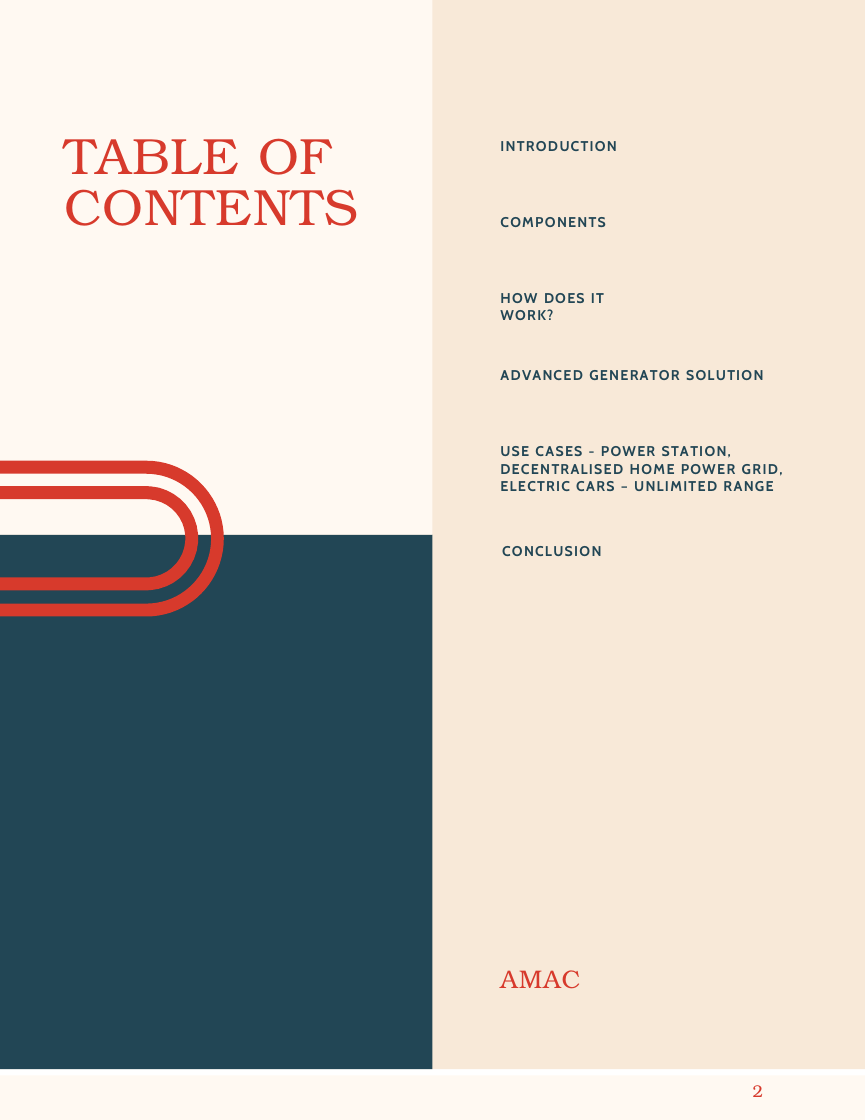
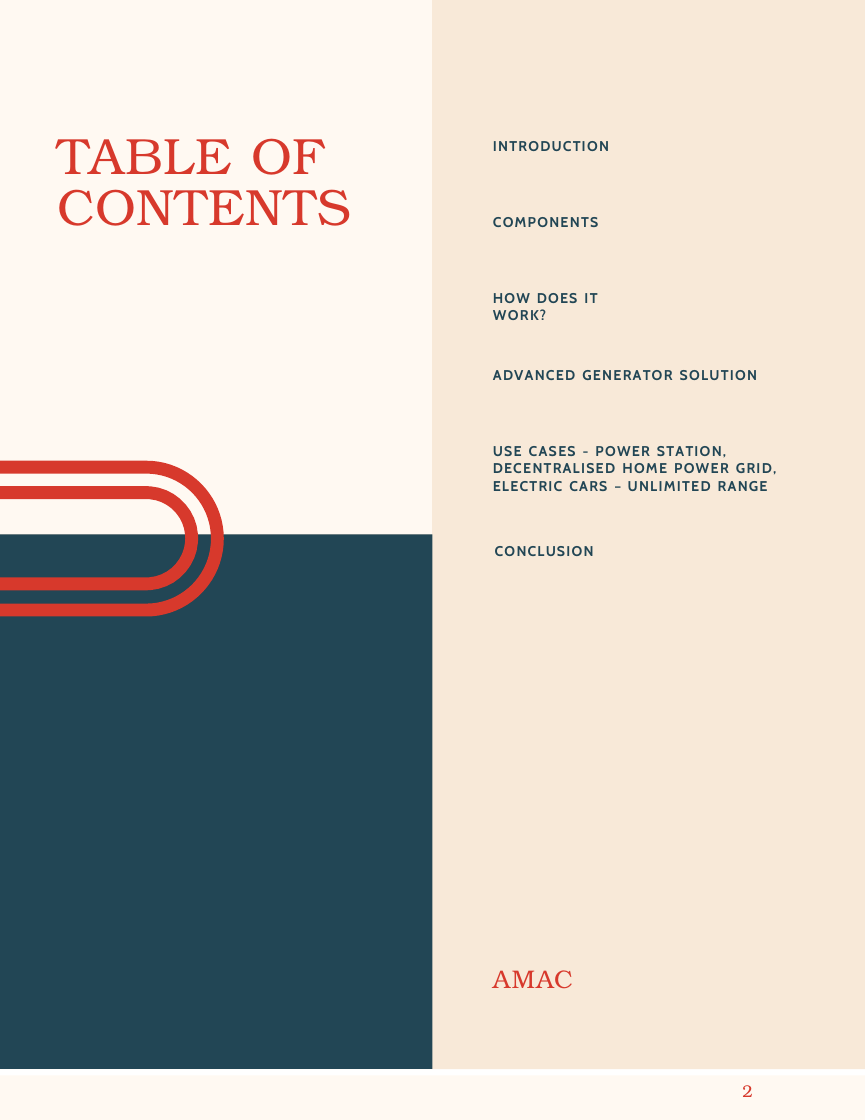
Before and after one commit to AMACMachine/Free-Energy, a slide deck: slide 2 of AMAC White Paper September 2nd 2023.pptx. Drawn at 865x1120 pixels with LibreOffice and Linux fonts; fonts in the diff are those of the drawing. Boxes give left, top, right and bottom in pixels: in the first picture for what was removed or moved away, otherwise in the second. Text is boxed around its words. In the diff, an @@ line names an element or a change of style, - is before the commit and + after.

```diff
--- a/AMAC White Paper September 2nd 2023.pptx
+++ b/AMAC White Paper September 2nd 2023.pptx
@@ freeform shape at (x1=0, y1=0, x2=432, y2=534): outline redrawn @@
@@ text "TABLE OF CONTENTS" at (x1=57, y1=138, x2=350, y2=226): text colour #D73A2C to #D7392C; letter spacing 0.8 to 0.9 pt, letter spacing 0.3 to 0.6 pt, letter spacing 1.1 to 1 pt in "TABLE CONTENTS"; letter spacing -0.3 to 0 pt in "TABLE"; letter spacing 0.8 to 0.6 pt, letter spacing -0.2 to 0 pt in "OF CONTENTS"; letter spacing 0.3 to 0.9 pt in "CONTENTS" @@
@@ text "INTRODUCTION" at (x1=493, y1=141, x2=609, y2=151): letter spacing 1 to 0.9 pt, letter spacing 0.8 to 0.9 pt, letter spacing 0.9 to 0.8 pt, letter spacing 0.9 to 1 pt in "INTRODUCTION" @@
@@ text "COMPONENTS" at (x1=493, y1=217, x2=598, y2=227): letter spacing 1 to 0.9 pt, letter spacing 0.8 to 0.9 pt in "COMPONENTS" @@
@@ text "HOW DOES IT WORK?" at (x1=493, y1=293, x2=597, y2=320): letter spacing 0.9 to 0.8 pt in "HOW"; letter spacing 1 to 0.9 pt in "DOES WORK?"; letter spacing 0.8 to 0.9 pt in "WORK?" @@
@@ text "ADVANCED GENERATOR SOLUTION" at (x1=493, y1=370, x2=758, y2=380): letter spacing 0.9 to 0.8 pt in "ADVANCED"; letter spacing 1 to 0.9 pt in "ADVANCED GENERATOR"; letter spacing 0.9 to 1 pt in "SOLUTION" @@
@@ text at (x1=493, y1=446, x2=777, y2=491): text changed @@
-USE CASES - POWER STATION, DECENTRALISED HOME POWER GRID, ELECTRIC CARS – UNLIMITED RANGE
+USE CASES - POWER STATION,
+DECENTRALISED HOME POWER GRID, ELECTRIC CARS – UNLIMITED RANGE
@@ text "CONCLUSION" at (x1=495, y1=546, x2=594, y2=556): letter spacing 0.9 to 0.8 pt, letter spacing 0.9 to 1 pt in "CONCLUSION" @@
@@ 7 texts moved together from (x1=65, y1=138, x2=764, y2=989) to (x1=57, y1=138, x2=758, y2=989) @@
@@ text "AMAC" at (x1=493, y1=970, x2=573, y2=989): text colour #D73A2C to #D7392C; letter spacing 0.7 to 0.9 pt, letter spacing 0.8 to 0.9 pt, letter spacing -0.1 to 0.9 pt in "AMAC" @@
@@ freeform shape at (x1=0, y1=1075, x2=865, y2=1119): outline redrawn @@
@@ page number at (x1=742, y1=1085, x2=753, y2=1097): text colour #D73A2C to #D7392C, letter spacing -0.1 to 0 pt; indent changed @@
```
Also in this commit, not shown: 15 other slides changed, 3 slides added, 2 slides removed, 1 other file.
